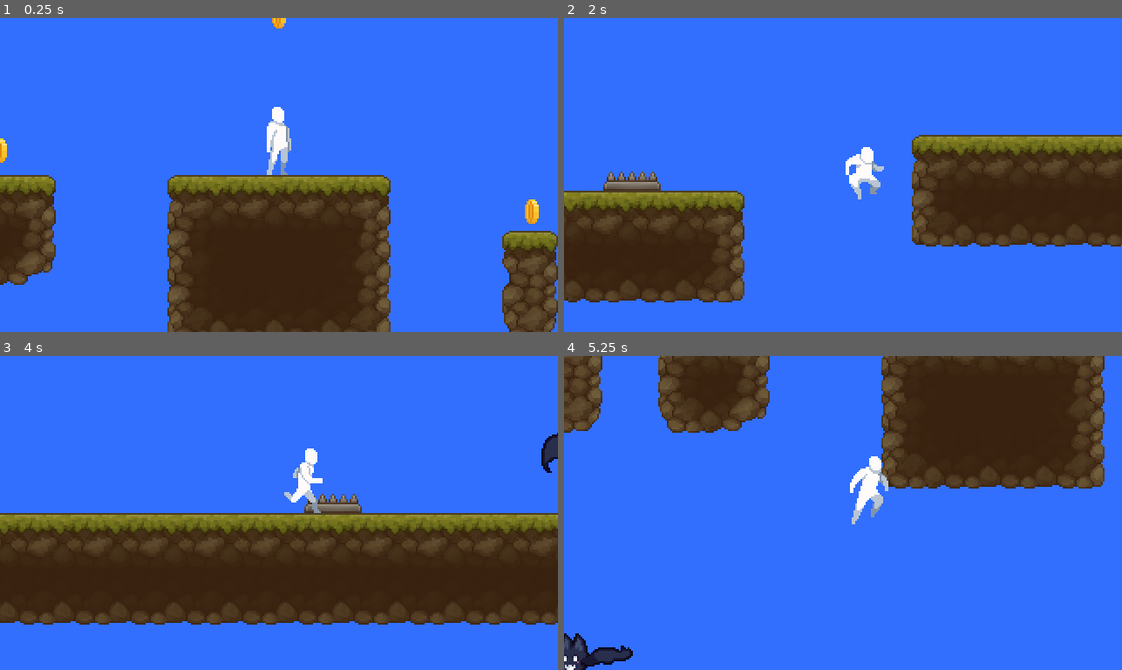
Above: before the commit, frames 1-4 (two rows, left to right).
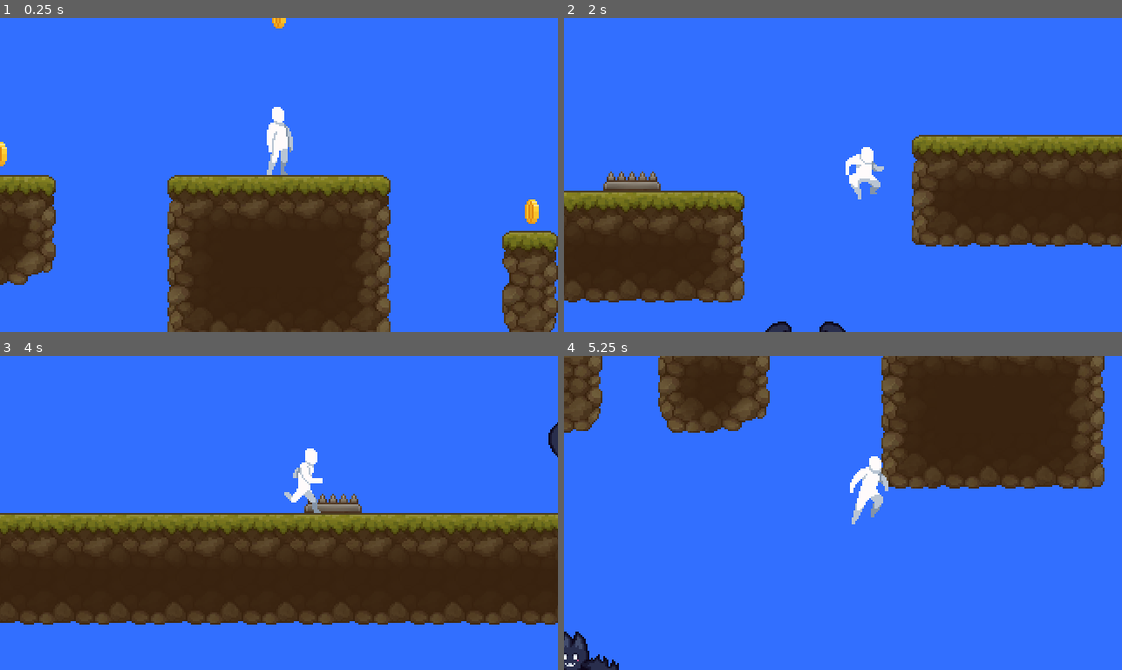
Above: after the commit, the same moments.

Repository: Aminosyrer/2D-Platformer
Game: Godot game, scene res://scenes/DemoLevel.tscn
Two runs of this game, one before a commit and one after it. Both use one fixed random seed, a clock stepped at 60 frames per second and the inputs below.
Inputs:
- Up to frame 1 (0.25 s): no input
- Up to frame 2 (2 s): hold D (move_right) from 0.53 s (still down); tap V (attack) at 0.6, 1.35 s; tap W (jump) at 0.77, 1.52 s
- Up to frame 3 (4 s): release D (move_right) at 2.03 s; hold A (move_left) 2.03-2.78 s; tap V (attack) at 2.1, 2.85, 3.6 s; hold D (move_right) from 2.78 s (still down); tap W (jump) at 3.02, 3.77 s
- Up to frame 4 (5.25 s): release D (move_right) at 4.28 s; hold A (move_left) 4.28-5.03 s; tap V (attack) at 4.35, 5.1 s; tap W (jump) at 4.52 s; hold D (move_right) from 5.03 s (still down)

The runs differ from the first frame. In frame 1, 0.1% of the frame differs, in the area x 0-53%, y 32-48%; in frame 2, 0.2%; in frame 3, 0.2%; in frame 4, 0.6%, in the area x 0-13%, y 87-100%.

Commit message:
Minor changes

Diff:
--- a/project.godot
+++ b/project.godot
@@ -72,11 +72,6 @@
 , Object(InputEventKey,"resource_local_to_scene":false,"resource_name":"","device":0,"alt":false,"shift":false,"control":false,"meta":false,"command":false,"pressed":false,"scancode":16777232,"physical_scancode":0,"unicode":0,"echo":false,"script":null)
  ]
 }
-respawn={
-"deadzone": 0.5,
-"events": [ Object(InputEventKey,"resource_local_to_scene":false,"resource_name":"","device":0,"alt":false,"shift":false,"control":false,"meta":false,"command":false,"pressed":false,"scancode":82,"physical_scancode":0,"unicode":0,"echo":false,"script":null)
- ]
-}
 attack={
 "deadzone": 0.5,
 "events": [ Object(InputEventKey,"resource_local_to_scene":false,"resource_name":"","device":0,"alt":false,"shift":false,"control":false,"meta":false,"command":false,"pressed":false,"scancode":86,"physical_scancode":0,"unicode":0,"echo":false,"script":null)
--- a/scenes/DemoLevel.tscn
+++ b/scenes/DemoLevel.tscn
@@ -25,7 +25,10 @@
 [node name="Coins" type="Node2D" parent="."]
 
 [node name="Coin" parent="Coins" instance=ExtResource( 4 )]
-position = Vector2( -160, -14 )
+position = Vector2( -240, -67 )
+
+[node name="Coin16" parent="Coins" instance=ExtResource( 4 )]
+position = Vector2( -160, -12 )
 
 [node name="Coin5" parent="Coins" instance=ExtResource( 4 )]
 position = Vector2( 0, -91 )
--- a/scenes/Enemy.tscn
+++ b/scenes/Enemy.tscn
@@ -223,5 +223,5 @@
 position = Vector2( 0, -30 )
 frames = SubResource( 31 )
 animation = "run"
-frame = 11
+frame = 7
 playing = true
--- a/scenes/Player.tscn
+++ b/scenes/Player.tscn
@@ -101,5 +101,5 @@
 position = Vector2( 0, -42 )
 frames = SubResource( 1 )
 animation = "idle"
-frame = 6
+frame = 3
 playing = true
